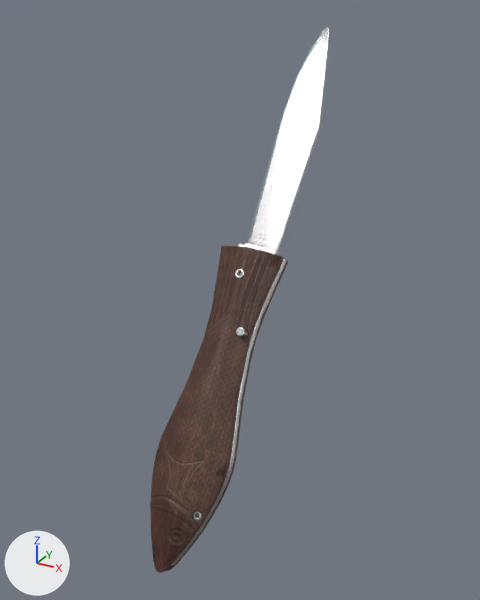
The glTF model addons/arena_weapons/assets/models/knife_ph.glb as it was, and as the next commit left it.
One viewpoint serves both versions: a 50 mm camera at (0.165, -0.271, 0.196) aimed at (-0.001, 0.031, 0.044). The lights are fixed; the arrows at lower left show +X, +Y and +Z. The picture after the commit comes second. Vertices at exactly the same position are counted once.

The scene before the commit, as lines of its bpy script (objects in view):
```python
ob_fish_knife_blade = bpy.data.objects.new('fish_knife_blade', me_plane_006)
ob_fish_knife_blade.location = (0.0, 0.0, 0.0)
ob_fish_knife_handle = bpy.data.objects.new('fish_knife_handle', me_plane_003)
ob_fish_knife_handle.location = (0.0, 0.0, 0.0)
```
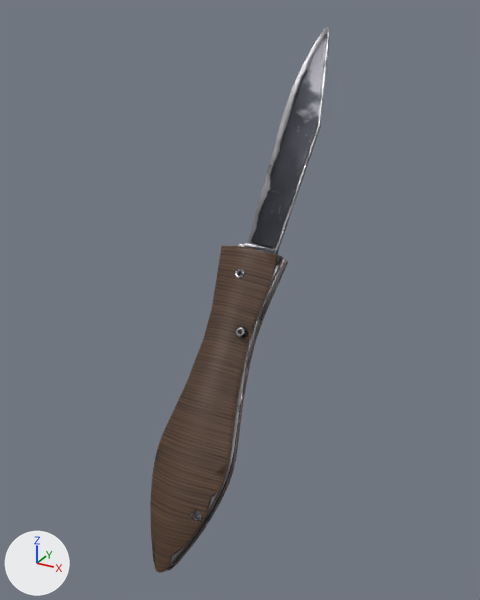
Where the change shows, as pixel boxes [x1, y1, x2, y2] in the pictures (480 x 600 px):
'fish_knife_handle', surface changed
    both: [150, 246, 288, 571]
'fish_knife_blade', surface changed (white to grey)
    both: [238, 27, 330, 255]
part 1 of me_plane_003, surface changed
    both: [150, 247, 287, 566]

Edits to the bpy script that builds the scene:
```text
Add img_image_2:
    img_image_2 = load_image('Image_2', '_unpacked/Image_2', 1024, 1024, 'Non-Color')
Add img_image_1:
    img_image_1 = load_image('Image_1', '_unpacked/Image_1', 1024, 1024, 'Non-Color')
Add img_image_0:
    img_image_0 = load_image('Image_0', '_unpacked/Image_0', 1024, 1024, 'sRGB')
Change mat_fish_knife:
    where n2 = _N.new('ShaderNodeTexImage'); n2.name = 'Image Texture'
    n2.image: img_fish_knife_diff_2k -> img_image_0
    where n4 = _N.new('ShaderNodeTexImage'); n4.name = 'Image Texture.001'
    n4.image: img_fish_knife_arm_2k -> img_image_1
    where n6 = _N.new('ShaderNodeTexImage'); n6.name = 'Image Texture.002'
    n6.image: img_fish_knife_nor_gl_2k -> img_image_2
Change me_plane_003:
    where me_plane_003.from_pydata(...)  # 1075 vertices, 1222 faces; spans x -0.022..0.022, y -0.06..0.057, z -0.083..0.074
    used by ob_fish_knife_handle; location = (0.0, 0.0, 0.0)
    me_plane_003 part 1: 660 kept faces spanning x -0.022..0.022, y -0.06..0.057, z -0.083..0.074 get new texture (UV) coordinates
Change me_plane_006:
    where me_plane_006.from_pydata(...)  # 117 vertices, 146 faces; spans x -0.0132..0.0174, y 0.0309..0.1295, z 0.0456..0.1849
    used by ob_fish_knife_blade; location = (0.0, 0.0, 0.0)
    me_plane_006 part 2: 114 kept faces spanning x -0.0132..0.0174, y 0.0309..0.1295, z 0.0456..0.1849 get new texture (UV) coordinates
```
